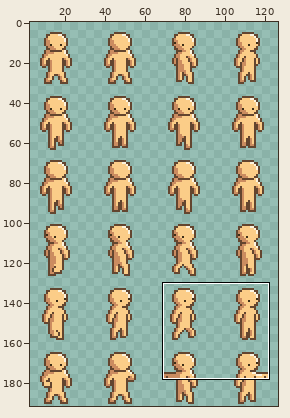
Pixel-art file, stored at Assets/Content/Races/human_light/human_light.ase. The first picture is a wide view before the edit; the outline marks the close-up.
Close-up. First the earlier version:
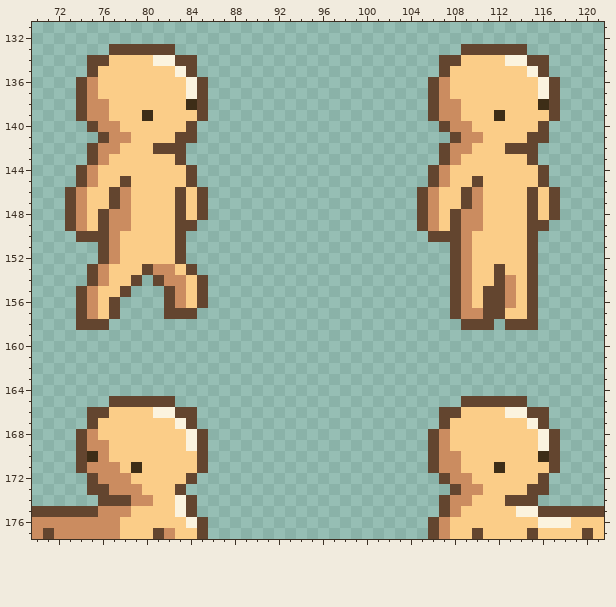
128x192 pixels, 1 frame. Shown: x 70..121, y 131..177. The wide view leaves out empty margins. The commit also changed other parts of the picture, which this record leaves out.
New version:
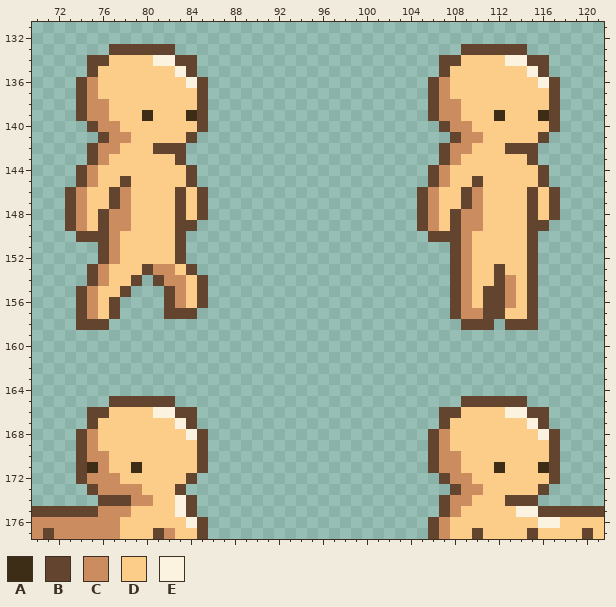
Palette (. is transparent): A #3d2d17  B #63452f  C #cb8c60  D #fbcd88  E #fbf3df
The edit:
Layers "Layer 1", "Layer":
Colour A replaces colour C in row 171 at x 75.
Colour A replaces colour D in row 139 at x 84 and 116; in row 171 at x 116.
Colour B is added in row 140 at x 85 and 117; in row 172 at x 74 and 117.
Colour C replaces colour A in row 170 at x 75.
Colour C replaces colour B in row 172 at x 75; in row 173 at x 76.
Colour D replaces colour A in row 138 at x 84 and 116; in row 170 at x 116.
Colour D replaces colour B in row 140 at x 84 and 116; in row 141 at x 83 and 115; in row 172 at x 116; in row 173 at x 115.
Colour D replaces colour C in row 169 at x 76; in row 171 at x 77; in row 172 at x 78.
Colour D replaces colour E in row 137 at x 84 and 116; in row 169 at x 84 and 116; in row 176 at x 118.
Pixel boxes of the changes (left, top, right, bottom) in both close-ups:
changed: (175, 88, 208, 143)
changed: (527, 88, 560, 143)
changed: (76, 440, 131, 495)
changed: (186, 440, 197, 451)
changed: (527, 440, 571, 528)
